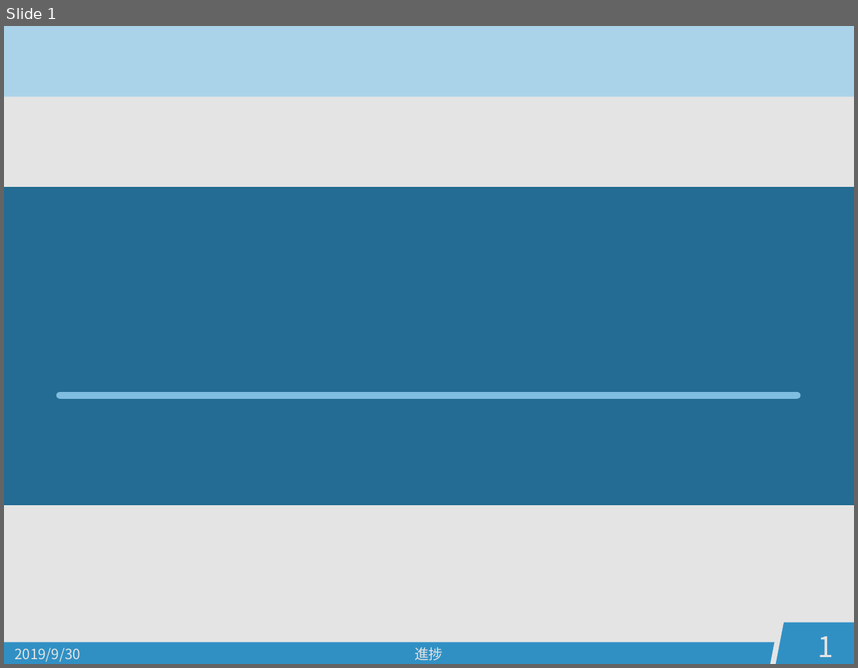
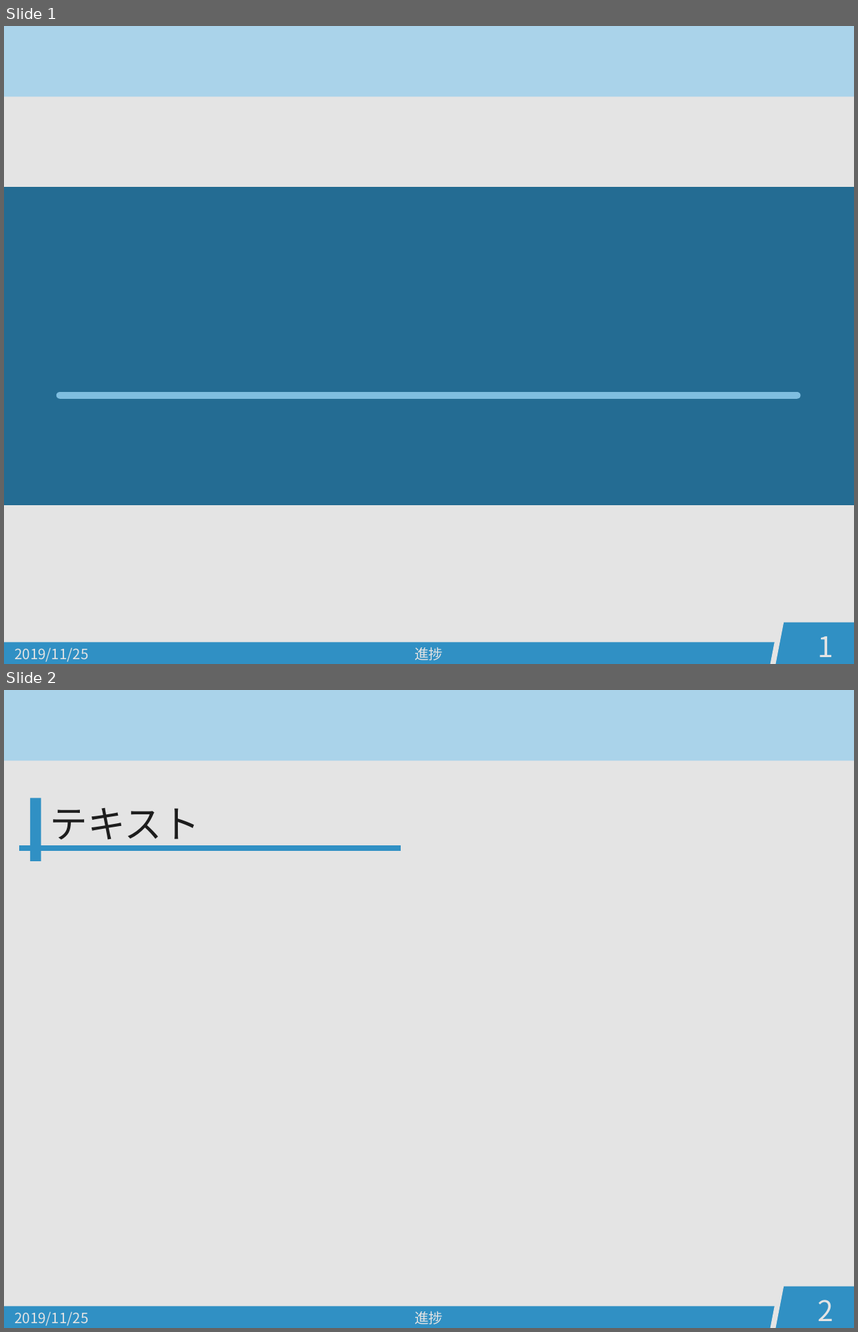
Before and after one commit to PajamaDrive/presentation_template, a slide deck: Matsushita_ver2.potx. Shown one above the other, each under a label of ours: slide 1 before the commit, slides 1 and 2 after it. The pictures are 858x668 and 858x1332 pixels, drawn with LibreOffice and Linux fonts; fonts in the diff are those of the drawing. Boxes give left, top, right and bottom in pixels: in the first picture for what was removed or moved away, otherwise in the second. Text is boxed around its words. In the diff, an @@ line names an element or a change of style, - is before the commit and + after.

```diff
--- a/Matsushita_ver2.potx
+++ b/Matsushita_ver2.potx
@@ slide 2 added at (x1=4, y1=690, x2=854, y2=1328), background #E4E4E4; not listed: 3 template elements that a slide beside it also shows @@
@@ rectangle added at (x1=30, y1=798, x2=41, y2=861), fill #3090C4 @@
@@ text added at (x1=50, y1=808, x2=200, y2=847), 32 pt, text #1D1D1D @@
+テキスト
@@ line added from (19, 848) to (401, 848), #3090C4 4.5 pt @@
@@ page number added at (x1=818, y1=1299, x2=834, y2=1321), 24 pt, text #E4E4E4 @@
+2
@@ text added at (x1=14, y1=1312, x2=88, y2=1325), 12 pt, text #E4E4E4 @@
+2019/11/25
@@ text added at (x1=415, y1=1311, x2=443, y2=1324), 12 pt, text #E4E4E4 @@
+進捗
@@ slide 1 changed as well @@
@@ text at (x1=14, y1=648, x2=88, y2=661): text changed @@
-2019/9/30
+2019/11/25
```
Also in this commit, not shown: 2 other files.
